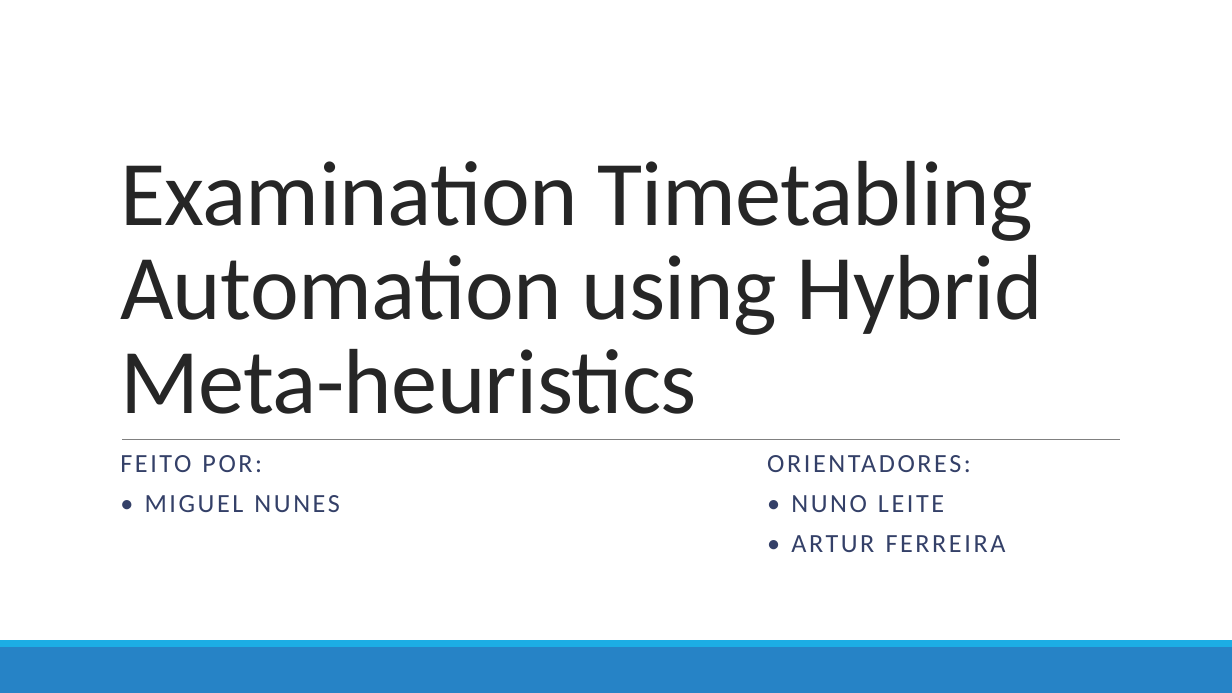
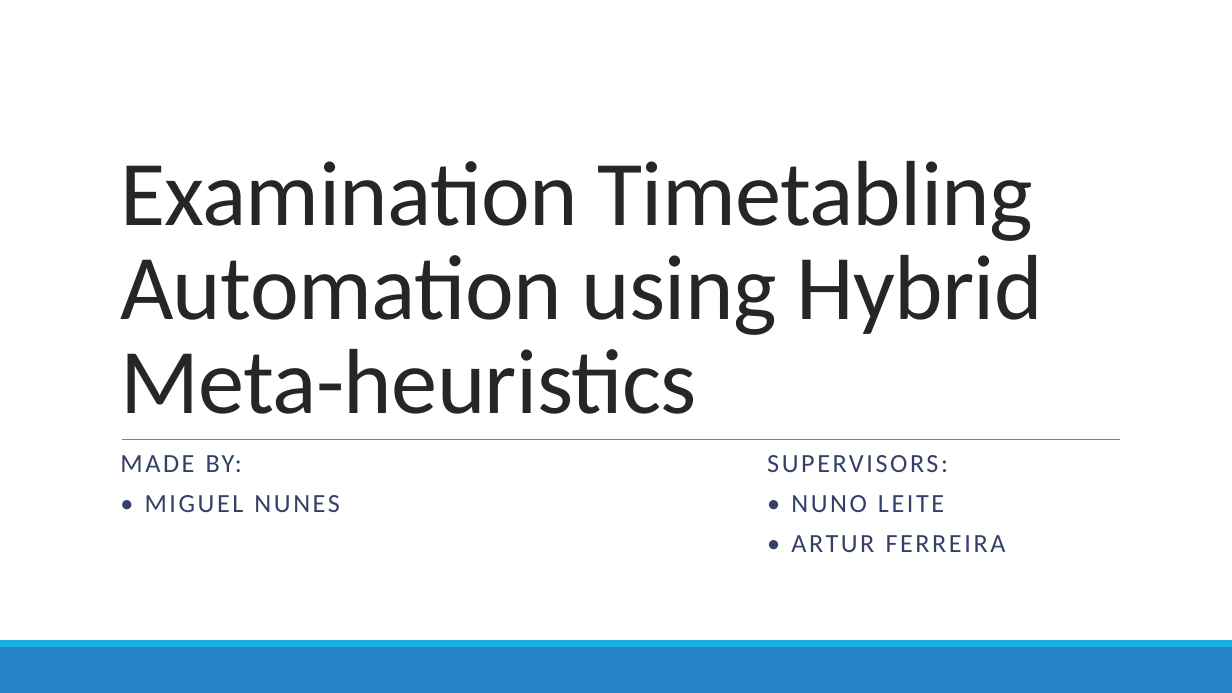
Before and after one commit to devilsdante/isel-examtimetabling-2014-2015, a slide deck: slide 1 of doc/Apresentação Oral/Examination Timetabling Automation using Hybrid Meta-heuristics.pptx. Drawn at 1232x693 pixels with LibreOffice and Linux fonts; fonts in the diff are those of the drawing. Boxes give left, top, right and bottom in pixels: in the first picture for what was removed or moved away, otherwise in the second. Text is boxed around its words. In the diff, an @@ line names an element or a change of style, - is before the commit and + after.

```diff
--- a/doc/Apresentação Oral/Examination Timetabling Automation using Hybrid Meta-heuristics.pptx
+++ b/doc/Apresentação Oral/Examination Timetabling Automation using Hybrid Meta-heuristics.pptx
@@ subtitle at <box>120,455,948,472</box>: text changed @@
-FEITO POR: ORIENTADORES:
+MADE BY: SUPERVISORS:
```
Also in this commit, not shown: 2 other slides changed, 9 slides added, 2 slides removed.
